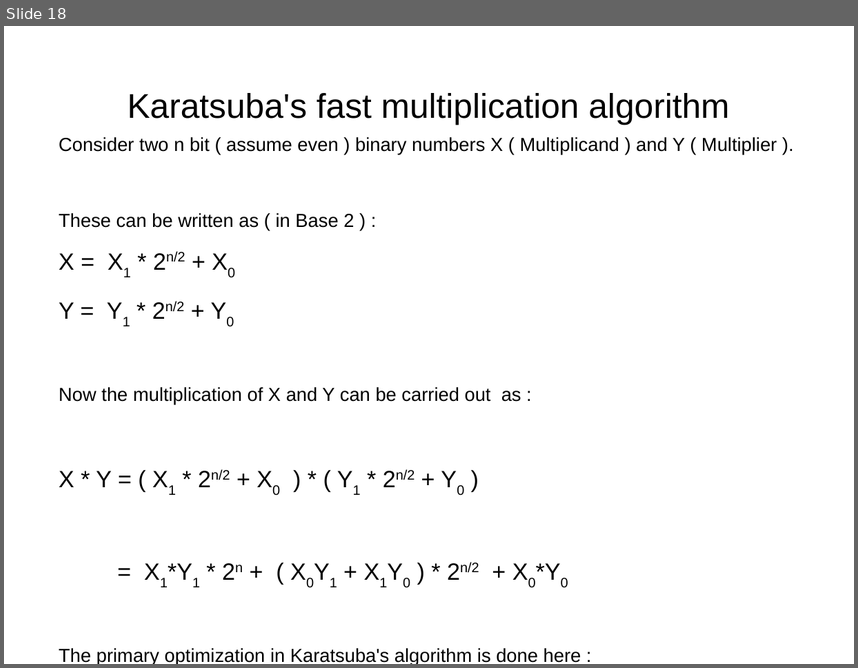
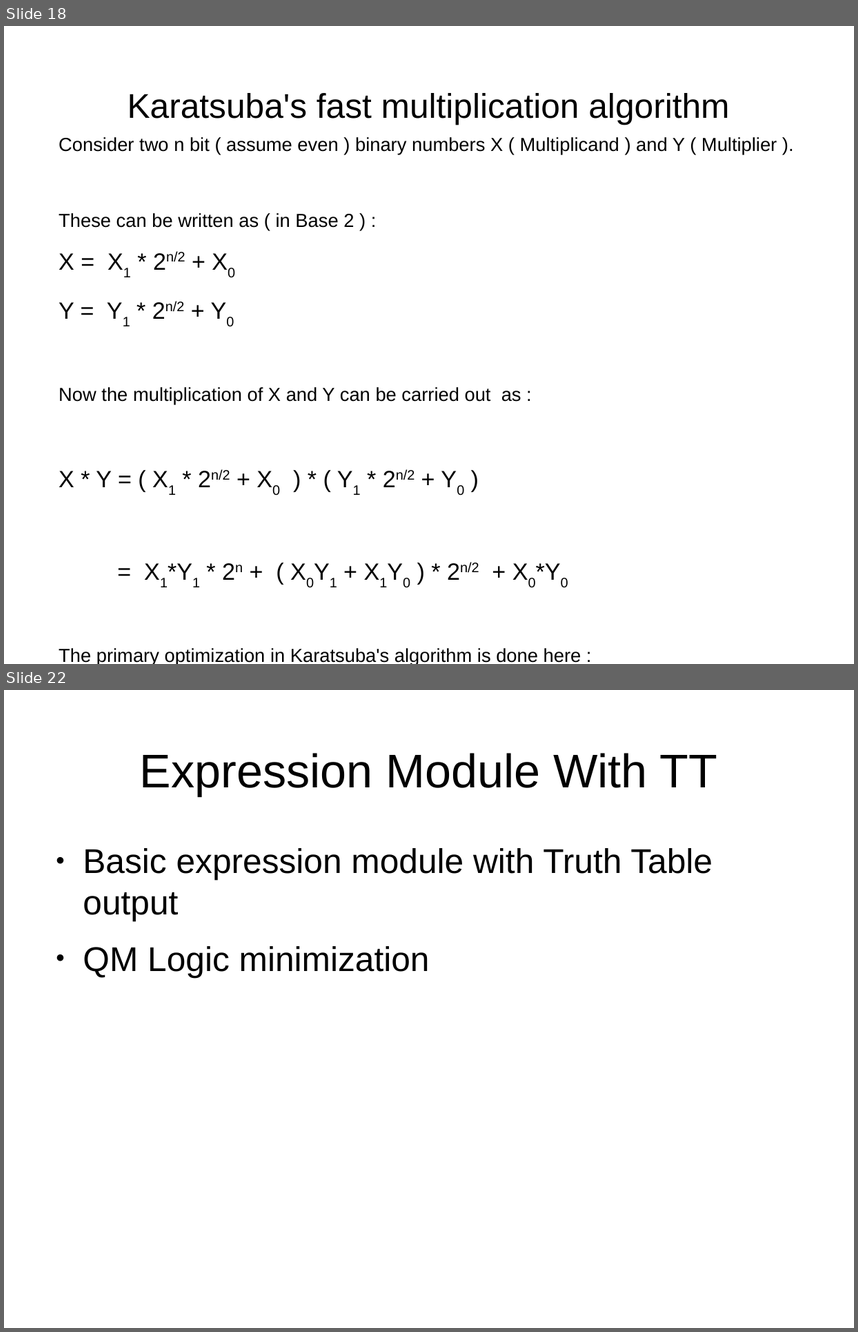
Before and after one commit to BinPy/inpycon-2014, a slide deck: prez.odp. Shown one above the other, each under a label of ours: slide 18 before the commit, slides 18 and 22 after it; the slides between them are not shown. The pictures are 858x668 and 858x1332 pixels, drawn with LibreOffice and Linux fonts; fonts in the diff are those of the drawing. Boxes give left, top, right and bottom in pixels: in the first picture for what was removed or moved away, otherwise in the second. Text is boxed around its words. In the diff, an @@ line names an element or a change of style, - is before the commit and + after.

```diff
--- a/prez.odp
+++ b/prez.odp
@@ slide 22 added at bbox=[4, 690, 854, 1328], background #FFFFFF @@
@@ title added at bbox=[140, 753, 717, 796], 44 pt, text #000000 @@
+Expression Module With TT
@@ text added at bbox=[83, 848, 713, 977], 32 pt, text #000000 @@
+● Basic expression module with Truth Table output
+● QM Logic minimization
```
Also in this commit, not shown: 9 slides changed, 4 other slides added, 5 slides removed, 10 other files.
